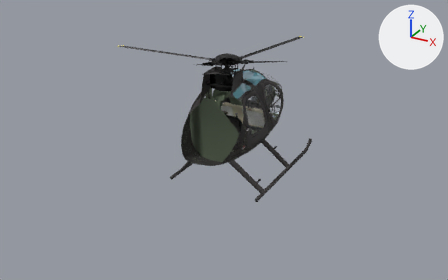
What one commit did to the glTF model models/md5/md5.glb.
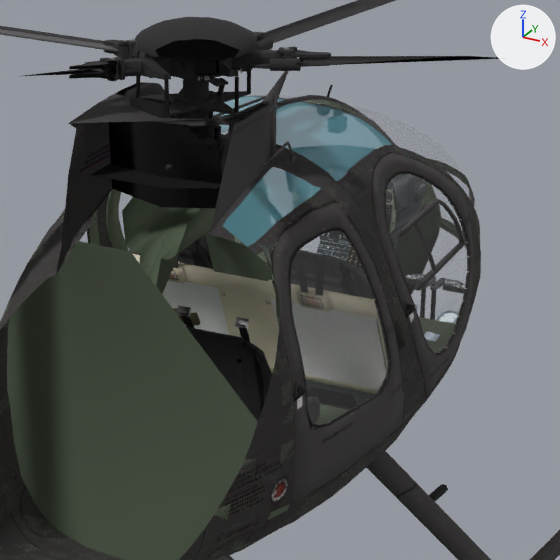
There are two pictures of each version: one whole from a camera (50 mm lens) standing at (6.01, -11.07, 4.79) and looking at (0.29, -0.67, -0.41), one close up on the part from 42% to 67% of the width and 18% to 57% of the height. The lights are fixed; the arrows at upper right show +X, +Y and +Z. The last two pictures show the newer version. Everything nearer to the camera than a plane just in front of the edit is cut away. Where no turn or scale is listed for an object, it has been applied to the vertices. Vertices at exactly the same position are counted once.

Script lines for the objects in view, before the commit:
```python
mat_int03 = principled_material('int03')
mat_int03.texture = img_int03
mat_int03.roughness = 1.0
me_int_fuse = bpy.data.meshes.new('int_fuse')
me_int_fuse.from_pydata(...)  # 1917 vertices, 3157 faces; spans x -0.72..0.73, y -1.78..2.26, z -1.04..0.66
me_int_fuse.materials.append(mat_col_green)  # greyish green #6d7a65
me_ixt_console = bpy.data.meshes.new('ixt_console')
me_ixt_console.from_pydata(...)  # 614 vertices, 1089 faces; spans x -0.72..0.72, y -0.5..1.83, z -0.76..0.63
# faces by material slot: [670, 262, 157]
me_ixt_console.materials.append(mat_int02)  # picture img_int02
me_ixt_console.materials.append(mat_int03)  # picture img_int03
me_ixt_console.materials.append(mat_int06)  # picture img_int06x
me_ixt_pedals = bpy.data.meshes.new('ixt_pedals')
me_ixt_pedals.from_pydata(...)  # 232 vertices, 368 faces; spans x -0.516..0.52, y 1.56..1.745, z -0.652..-0.404
me_ixt_pedals.materials.append(mat_int01)  # picture img_int01x
ob_int_fuse = bpy.data.objects.new('int_fuse', me_int_fuse)
ob_int_fuse.location = (0.0, 0.0, 0.0)
ob_ixt_console = bpy.data.objects.new('ixt_console', me_ixt_console)
ob_ixt_console.location = (0.0, 0.0, 0.0)
ob_ixt_pedals = bpy.data.objects.new('ixt_pedals', me_ixt_pedals)
ob_ixt_pedals.location = (0.0, 0.0, 0.0)
# also in view: 'ext_fuse' at (0.11, -1.47, -0.06); 'ixt_seatFL' at (-0.36, 0.7, -0.05); 'rotor_hub' at (0.0, 0.0, 0.93); 'int_fuse_floor' at (0.0, 0.5, -0.67); 'glasss_grn' at (0.0, 0.29, 0.54)
```
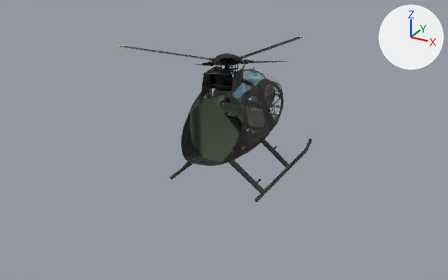
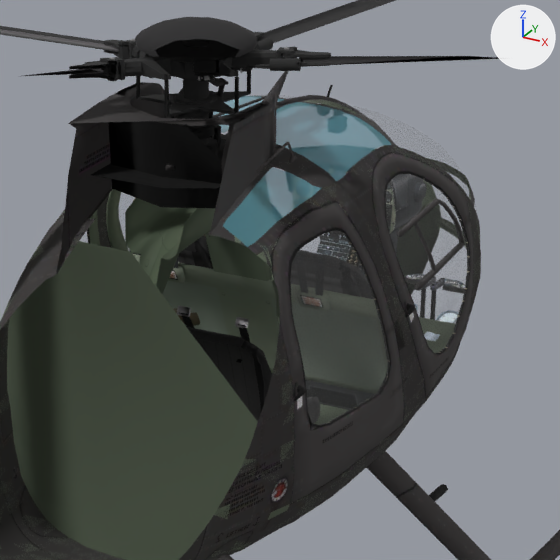
Pixel boxes (x1, y1, x2, y2) of what changed, in the close-ups (560 x 560 px):
'ixt_console', surface changed, reshaped (darker)
    before: (122, 152, 427, 421)
    after: (125, 152, 427, 421)
part 1 of me_ixt_console, reshaped
    before: (122, 197, 379, 319)
    after: (125, 198, 379, 319)
part 2 of me_ixt_console, surface changed (darker)
    both: (162, 281, 386, 390)

Edits to the bpy script that builds the scene:
```text
Add img_int03x:
    img_int03x = load_image('int03x', '_unpacked/int03x', 1024, 1024, 'sRGB')
Change mat_int03:
    mat_int03.texture: img_int03 -> img_int03x
Change me_ixt_console:
    used by ob_ixt_console; location = (0.0, 0.0, 0.0)
    remove me_ixt_console.from_pydata(...)  # 614 vertices, 1089 faces; spans x -0.72..0.72, y -0.5..1.83, z -0.76..0.63
    add me_ixt_console.from_pydata(...)  # 594 vertices, 1041 faces; spans x -0.72..0.72, y -0.5..1.83, z -0.76..0.63
    me_ixt_console part 1
    22 vertices are removed from x -0.64..0.64, y -0.36..0.77, z -0.56..0.55
    94 faces are deleted
    2 vertices are added at (0.14, -0.36, 0.48), (-0.14, -0.36, 0.48)
    17 new faces join them, mat_int03 (picture img_int03x)
    29 new faces join them, mat_int06 (picture img_int06x)
    me_ixt_console part 2: 4 kept faces spanning x -0.64..0.64, y 0.44..0.61, z -0.52..-0.12 get new texture (UV) coordinates
```
